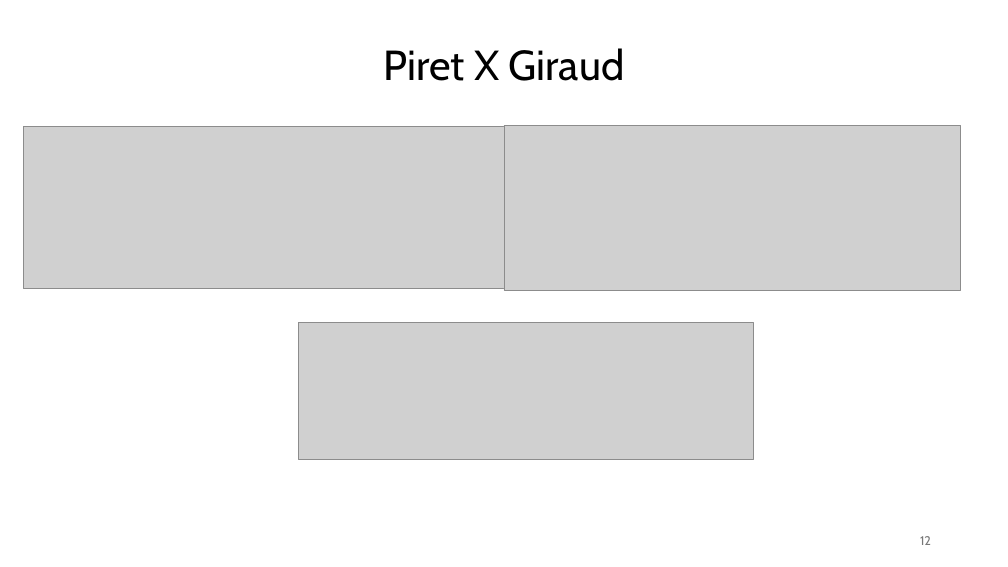
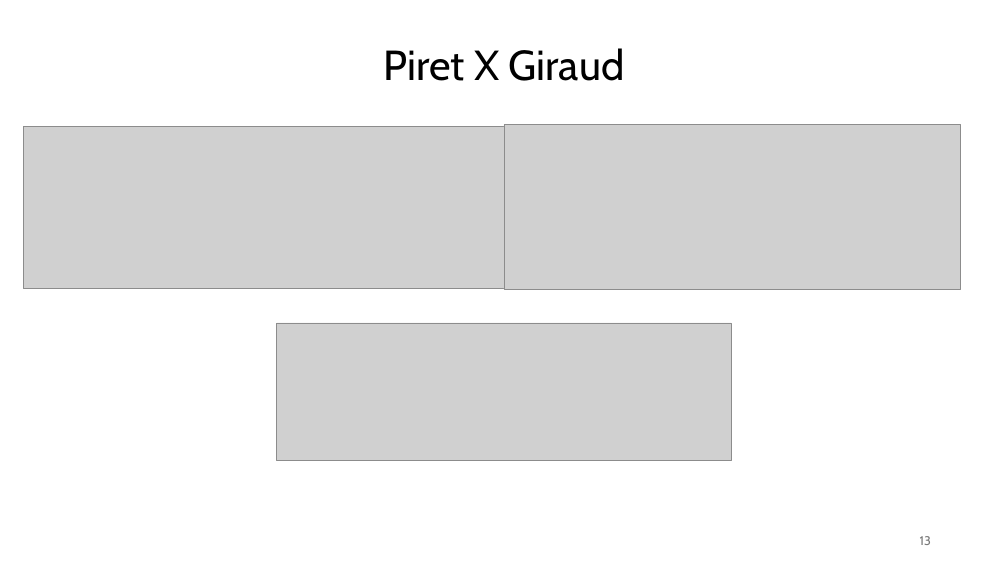
Before and after one commit to Specht1000/PFE-SM4-Fault-Injection, a slide deck: slide 13 of docs/Apresentation_PFE.pptx (slide 12 before the commit). Drawn at 1008x567 pixels with LibreOffice and Linux fonts; fonts in the diff are those of the drawing; grey boxes stand for pictures. Boxes give left, top, right and bottom in pixels: in the first picture for what was removed or moved away, otherwise in the second. Text is boxed around its words. In the diff, an @@ line names an element or a change of style, - is before the commit and + after.

```diff
--- a/docs/Apresentation_PFE.pptx
+++ b/docs/Apresentation_PFE.pptx
@@ picture: place and size @@
-picture at box(299, 322, 753, 460)
+picture at box(277, 323, 731, 461)
@@ page number at box(920, 536, 931, 545): text changed @@
-12
+13
```
Also in this commit, not shown: 2 other slides changed, 1 slide added, 12 other files.
